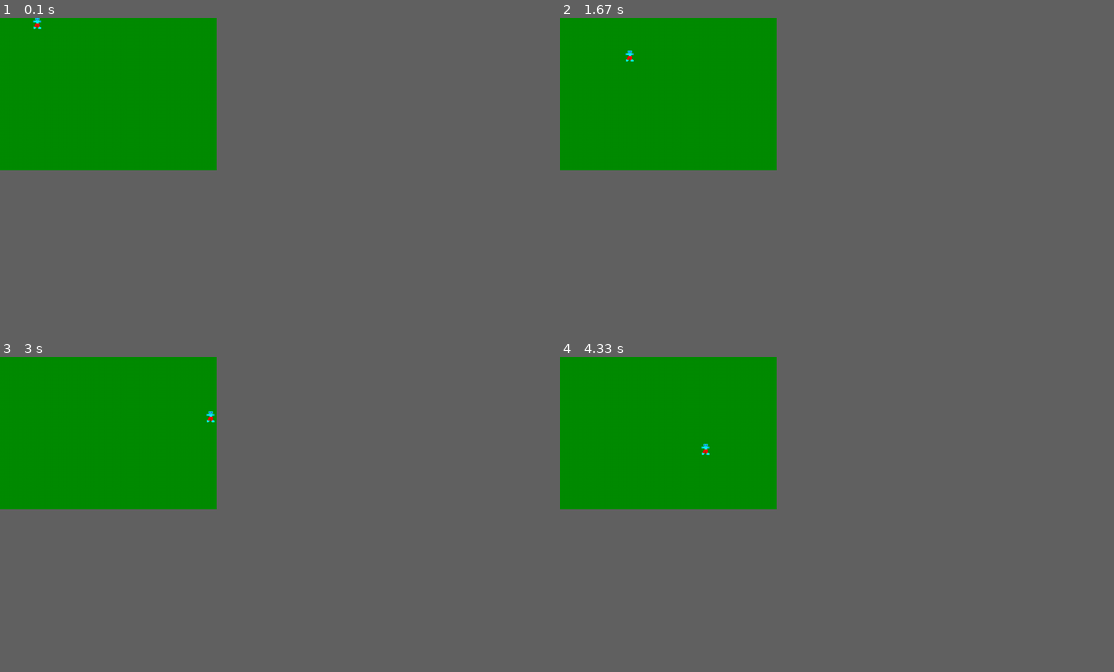
Above: before the commit, frames 1-4 (two rows, left to right).
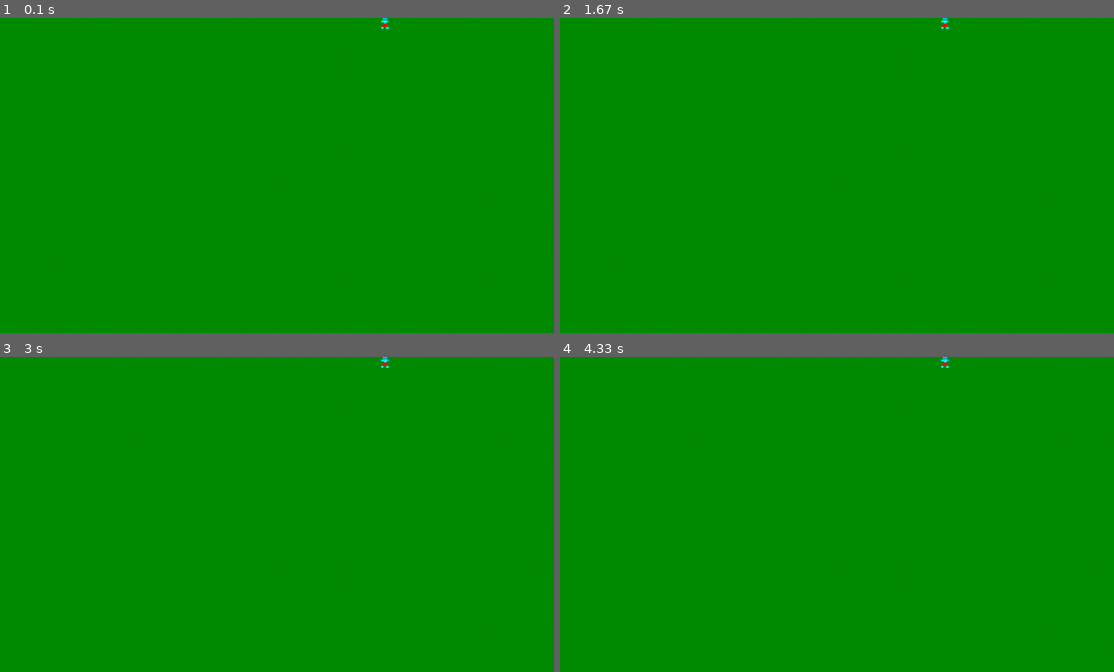
Above: after the commit, the same moments.

Repository: cajlarsson/village
Game: pygame game, started from src/village.py
The game is run twice, just before and just after one commit, with the same random seed, the same clock (stepped at 60 frames per second) and the same inputs.
Inputs:
- Up to frame 1 (0.1 s): no input
- Up to frame 2 (1.67 s): no input
- Up to frame 3 (3 s): no input
- Up to frame 4 (4.33 s): no input
In our replay, the window is 352x247 before the commit and 900x511 after it. These sizes can differ from the game's own. Grey fills any space a smaller window leaves; there, only what the larger window draws over its background counts as a difference.

The runs differ from the first frame. In frame 1, less than 0.1% of the frame differs, in the area x 5-71%, y 0-4%; in frame 2, less than 0.1%; in frame 3, less than 0.1%; in frame 4, less than 0.1%, in the area x 25-71%, y 0-32%.

Commit message:
Ändrat ritfunktion så den tar hörn som argument och ritar bara upp innehållet mellan hörnen

Diff:
--- a/src/village.py
+++ b/src/village.py
@@ -4,20 +4,28 @@
 from pygame.locals import *
 
 pygame.init()
-width = 20
-height = 14
+
+# Screen properties
+screen_width = 51
+screen_height = 29
 side = 20
-screen = pygame.display.set_mode([width * side, height * side])
+screen = pygame.display.set_mode([screen_width * side, screen_height * side])
 
-pos = 0
+# Game properties
+game_width = 100
+game_height = 100
+
+pos = 35
+
+# Initialize sprites
 bild1 = pygame.image.load("../res/test-alien.png")
 bild1 = pygame.Surface.convert_alpha(bild1)
-
 bild2 = pygame.image.load("../res/grass.png")
 bild2 = pygame.Surface.convert_alpha(bild2)
 
+# Create world
 tiles = []
-for i in range(width*height):
+for i in range(game_width*game_height):
     if i == pos:
         tiles.append(tile(bild2,bild1))
     else:
@@ -25,23 +33,29 @@
 
 clock = pygame.time.Clock()
 
-def draw(screen):
-    for y in range(height):
-        for x in range(width):
-            tiles[y*(width)+x].blit(screen,[side*x, side*y])
+def draw(screen,corners=((0,0),(screen_width,screen_height))):
+    """ Draws the dirty tiles in the rectangle given by corners (upper left
+    corner, bottom right corner)"""
+    x1 = corners[0][0]
+    y1 = corners[0][1]
+    x2 = corners[1][0]
+    y2 = corners[1][1]
+
+    xscreen = 0
+    yscreen = 0
+
+    for y in range(y1,y2):
+        for x in range(x1,x2):
+            tiles[y*(game_width)+x].blit(screen,[side*xscreen, side*yscreen])
+            xscreen += 1
+        xscreen = 0
+        yscreen += 1
+
     pygame.display.flip()
-
-
-def game(pos):
-    sprite = tiles[pos%(height*width)].get_topsprite()
-    tiles[pos%(height*width)].set_topsprite(None)
-    pos += 1
-    tiles[pos%(height*width)].set_topsprite(sprite)
-
-    return pos
 
 
 while (pygame.event.poll().type != KEYDOWN):
     draw(screen)
-    pos = game(pos)
-    clock.tick(40)
+    #draw(screen,((20,0), (40,4)))
+    #print(clock.get_fps())
+    clock.tick(4)
